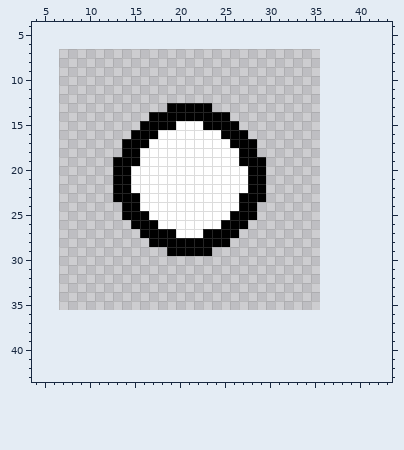
Two states of a pixel-art file, assets/compass/pixel/compass.aseprite. This is how it looked before the edit.
29x29 pixels, 1 frame. Shown: x 4..43, y 4..43. The old version is drawn lined up with the new one, on the new canvas.
After:
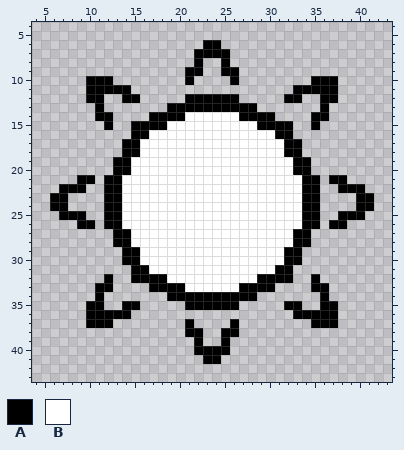
Palette (. is transparent): A #000000  B #ffffff
What changed:
canvas 29x29 -> 50x50, the old top-left corner now at 7,7
@@ x 4..43 @@
  5 ........................................
- 6 ........................................
- 7 ........................................
- 8 ........................................
- 9 ........................................
-10 ........................................
-11 ........................................
-12 ........................................
-13 ...............AAAAA....................
-14 .............AAAAAAAAA..................
-15 ............AAAABBBAAAA.................
-16 ...........AAABBBBBBBAAA................
-17 ..........AAABBBBBBBBBAAA...............
-18 ..........AABBBBBBBBBBBAA...............
-19 .........AAABBBBBBBBBBBAAA..............
-20 .........AABBBBBBBBBBBBBAA..............
-21 .........AABBBBBBBBBBBBBAA..............
-22 .........AABBBBBBBBBBBBBAA..............
-23 .........AAABBBBBBBBBBBAAA..............
-24 ..........AABBBBBBBBBBBAA...............
-25 ..........AAABBBBBBBBBAAA...............
-26 ...........AAABBBBBBBAAA................
-27 ............AAAABBBAAAA.................
-28 .............AAAAAAAAA..................
-29 ...............AAAAA....................
-30 ........................................
-31 ........................................
-32 ........................................
-33 ........................................
-34 ........................................
-35 ........................................
-36 ........................................
-37 ........................................
-38 ........................................
-39 ........................................
-40 ........................................
-41 ........................................
+ 6 ...................AA...................
+ 7 ..................AAAA..................
+ 8 ..................A..A..................
+ 9 .................AA..AA.................
+10 ......AAA........A....A........AAA......
+11 ......AAAAA..................AAAAA......
+12 ......AA..AA.....AAAAAA.....AA..AA......
+13 .......A.......AAAAAAAAAA.......A.......
+14 .......AA....AAAABBBBBBAAAA....AA.......
+15 ........A..AAAABBBBBBBBBBAAAA..A........
+16 ...........AABBBBBBBBBBBBBBAA...........
+17 ..........AABBBBBBBBBBBBBBBBAA..........
+18 ..........AABBBBBBBBBBBBBBBBAA..........
+19 .........AABBBBBBBBBBBBBBBBBBAA.........
+20 .........AABBBBBBBBBBBBBBBBBBAA.........
+21 .....AA.AABBBBBBBBBBBBBBBBBBBBAA.AA.....
+22 ...AAA..AABBBBBBBBBBBBBBBBBBBBAA..AAA...
+23 ..AA....AABBBBBBBBBBBBBBBBBBBBAA....AA..
+24 ..AA....AABBBBBBBBBBBBBBBBBBBBAA....AA..
+25 ...AAA..AABBBBBBBBBBBBBBBBBBBBAA..AAA...
+26 .....AA.AABBBBBBBBBBBBBBBBBBBBAA.AA.....
+27 .........AABBBBBBBBBBBBBBBBBBAA.........
+28 .........AABBBBBBBBBBBBBBBBBBAA.........
+29 ..........AABBBBBBBBBBBBBBBBAA..........
+30 ..........AABBBBBBBBBBBBBBBBAA..........
+31 ...........AABBBBBBBBBBBBBBAA...........
+32 ........A..AAAABBBBBBBBBBAAAA..A........
+33 .......AA....AAAABBBBBBAAAA....AA.......
+34 .......A.......AAAAAAAAAA.......A.......
+35 ......AA..AA.....AAAAAA.....AA..AA......
+36 ......AAAAA..................AAAAA......
+37 ......AAA........A....A........AAA......
+38 .................AA..AA.................
+39 ..................A..A..................
+40 ..................AAAA..................
+41 ...................AA...................
 42 ........................................
